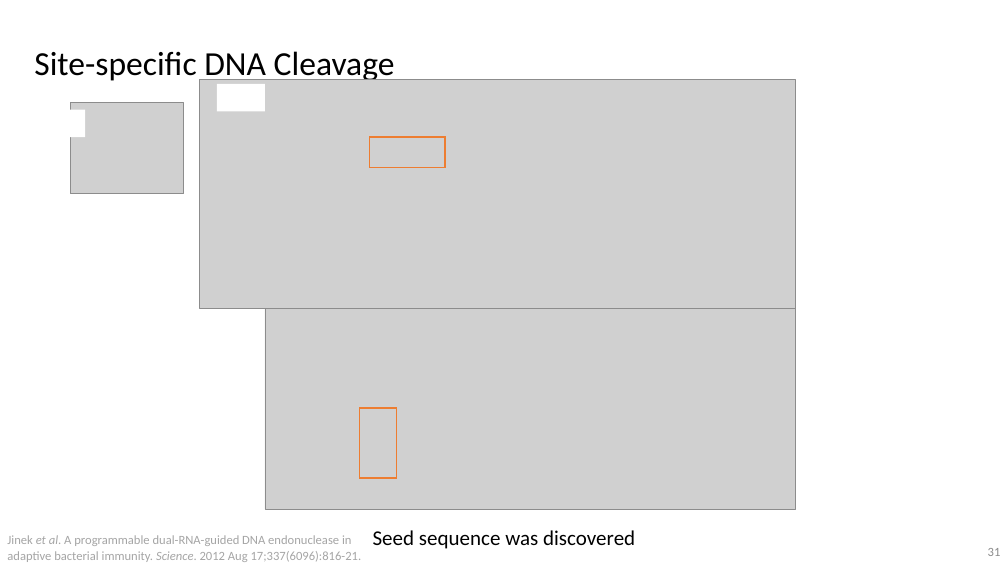
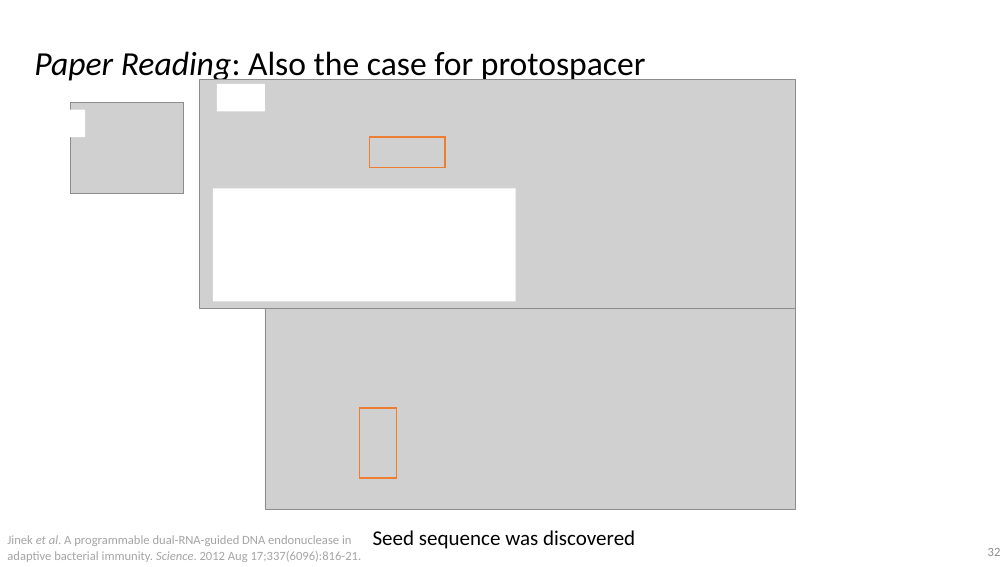
Before and after one commit to vwOvOwv/PKU-Undergraduate-Course, a slide deck: slide 32 of 遗传学(Genetics)/讨论课/Topic-3_遗传学技术/CRISPR-Cas.pptx (slide 31 before the commit). Drawn at 1008x567 pixels with LibreOffice and Linux fonts; fonts in the diff are those of the drawing; grey boxes stand for pictures. Boxes give left, top, right and bottom in pixels: in the first picture for what was removed or moved away, otherwise in the second. Text is boxed around its words. In the diff, an @@ line names an element or a change of style, - is before the commit and + after.

```diff
--- a/遗传学(Genetics)/讨论课/Topic-3_遗传学技术/CRISPR-Cas.pptx
+++ b/遗传学(Genetics)/讨论课/Topic-3_遗传学技术/CRISPR-Cas.pptx
@@ text at [34, 51, 646, 84]: text changed @@
-Site-specific DNA Cleavage
+Paper Reading: Also the case for protospacer
@@ rectangle added at [212, 188, 515, 301], fill #FFFFFF @@
```
Also in this commit, not shown: 18 other slides changed, 5 slides added, 1 other file.
